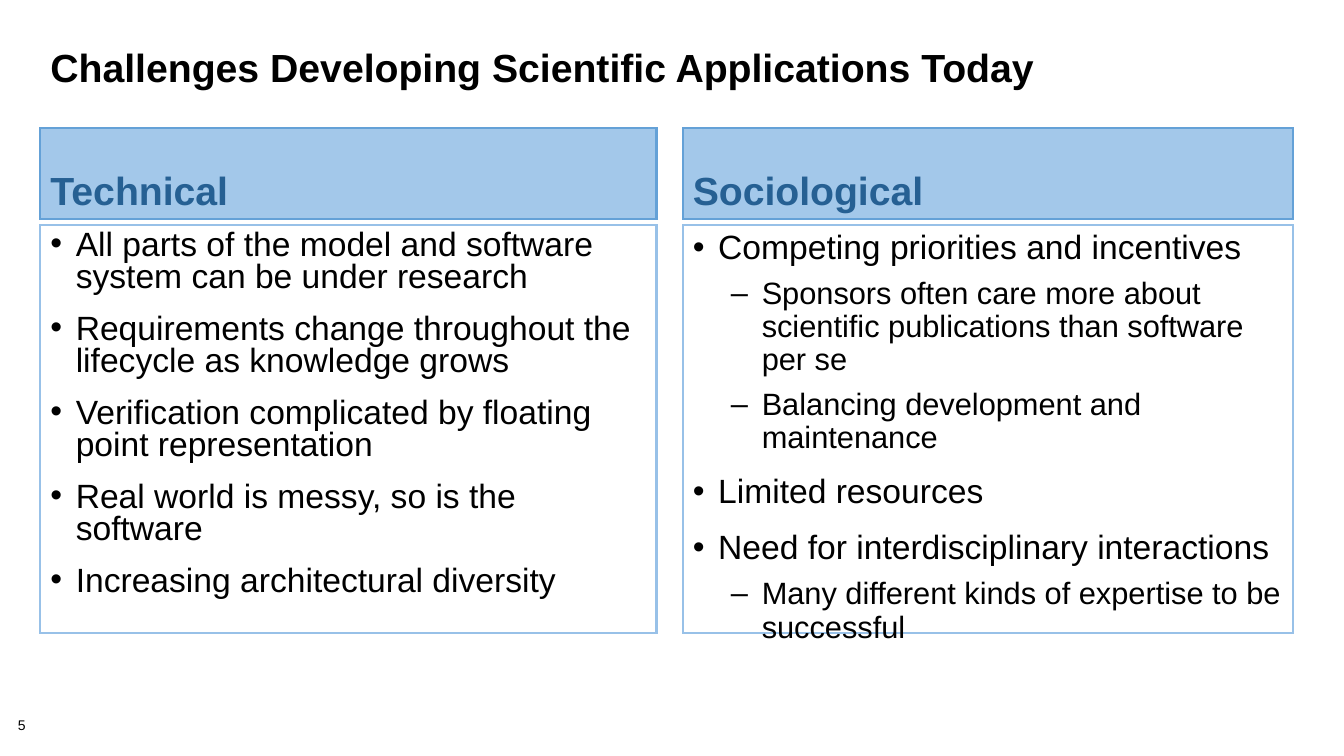
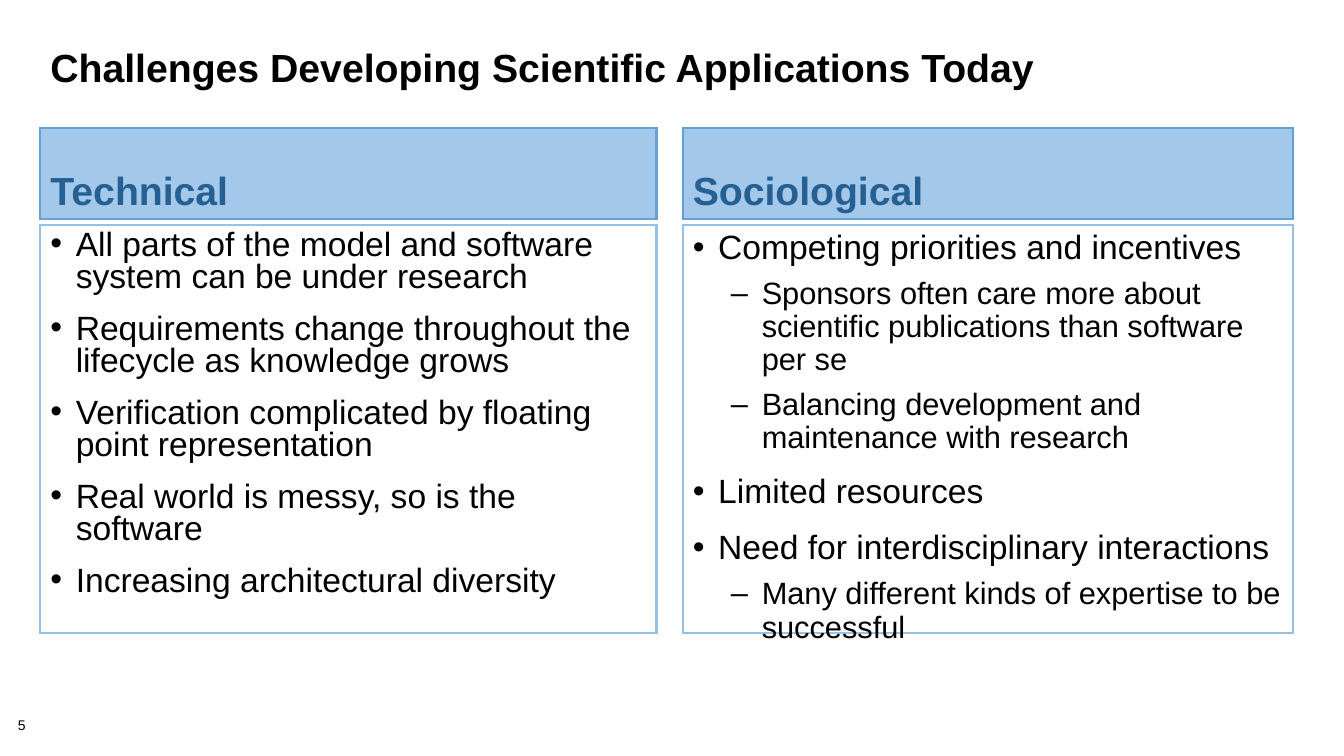
Before and after one commit to bssw-tutorial/presentations, a slide deck: slide 5 of overview.pptx. Drawn at 1344x756 pixels with LibreOffice and Linux fonts; fonts in the diff are those of the drawing; background and template pictures are left out. Boxes give left, top, right and bottom in pixels: in the first picture for what was removed or moved away, otherwise in the second. Text is boxed around its words. In the diff, an @@ line names an element or a change of style, - is before the commit and + after.

Commit message:
Minor change on overview

```diff
--- a/overview.pptx
+++ b/overview.pptx
@@ text at (762,392,1141,449): text changed @@
-  – Balancing development and maintenance
+  – Balancing development and maintenance with research
```
